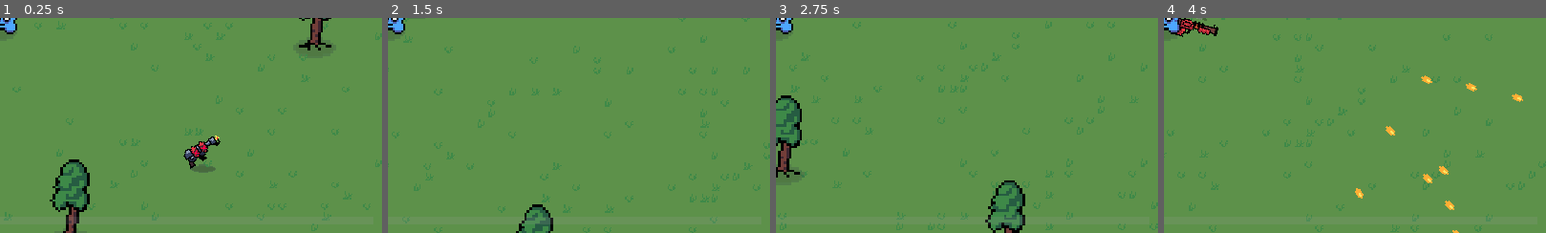
Above: before the commit, frames 1-4 (left to right).
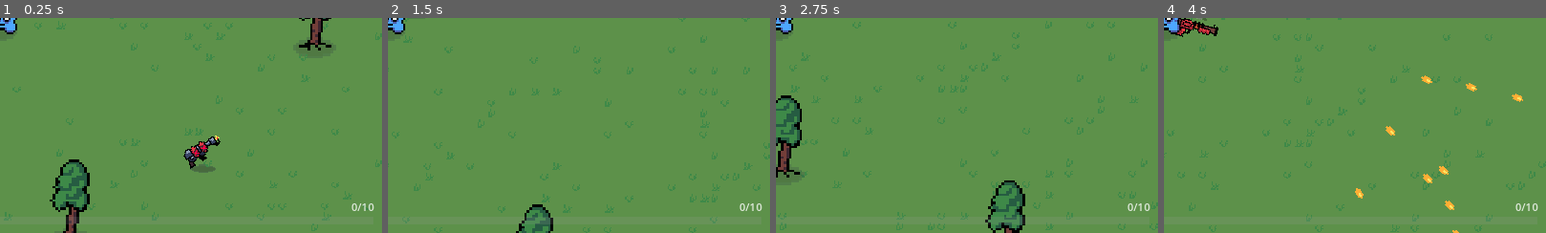
Above: after the commit, the same moments.

Repository: MicCode/zbra-survivors
Game: Godot game, scene res://game.tscn
The game is run twice, just before and just after one commit, with the same random seed, the same clock (stepped at 60 frames per second) and the same inputs.
Inputs (mouse positions are % of the whole screen's width and height, from its top left):
- Up to frame 1 (0.25 s): no input
- Up to frame 2 (1.5 s): move the mouse to (72, 45) at 0.52 s; hold D (move_right) 0.53-1.28 s; hold Space (dash) 0.53-1.28 s; move the mouse to (30, 55) at 1.27 s; hold S (move_down) from 1.28 s (still down); click (30, 55) at 1.35 s
- Up to frame 3 (2.75 s): move the mouse to (60, 28) at 2.02 s; release S (move_down) at 2.03 s; hold D (move_right) from 2.03 s (still down); hold E (grab) from 2.03 s (still down)
- Up to frame 4 (4 s): move the mouse to (45, 70) at 2.77 s; release D (move_right) at 2.78 s; release E (grab) at 2.78 s; hold W (move_up) 2.78-3.53 s; tap Space (dash) at 2.85 s; move the mouse to (80, 65) at 3.52 s; press the mouse at (80, 65) at 3.53 s; hold A (move_left) from 3.53 s (still down)
The pictures show only the part of the screen within x 50-100%, y 50-100%; the shares and areas given below are measured in that part.

The runs differ from the first frame. In frame 1, 0.1% of the frame differs, in the area x 92-98%, y 86-90%; in frame 2, 0.1%; in frame 3, 0.1%; in frame 4, 0.1%.

Commit message:
feat: play sound and animation on level up

Diff:
--- a/game.tscn
+++ b/game.tscn
@@ -17,6 +17,7 @@
 [ext_resource type="PackedScene" uid="uid://bwchgfk4bqi5g" path="res://environment/grass3.tscn" id="14_dvbc3"]
 [ext_resource type="PackedScene" uid="uid://bqif8yh3k1bty" path="res://environment/grass4.tscn" id="15_7foxv"]
 [ext_resource type="PackedScene" uid="uid://b6ahrxr82mhqj" path="res://equipment/guns/sniper/sniper_collectible.tscn" id="17_xm7rv"]
+[ext_resource type="PackedScene" uid="uid://ceuyqoivr7ngj" path="res://player/xp_drop.tscn" id="18_u4r3o"]
 
 [sub_resource type="Curve2D" id="Curve2D_rf5nu"]
 _data = {
@@ -114,5 +115,9 @@
 [node name="Collectible2" parent="." instance=ExtResource("17_xm7rv")]
 position = Vector2(641, 37)
 
+[node name="XpDrop" parent="." instance=ExtResource("18_u4r3o")]
+position = Vector2(396, 818)
+xp_value = 10.0
+
 [connection signal="health_depleted" from="Player" to="." method="_on_player_health_depleted"]
 [connection signal="timeout" from="MobSpawnTimer" to="." method="_on_mob_spawn_timer_timeout"]
--- a/globals/game_state.gd
+++ b/globals/game_state.gd
@@ -1,6 +1,7 @@
 extends Node
 signal player_state_changed
 signal score_changed
+signal player_gained_level
 
 
 var player_state: PlayerState
@@ -17,6 +18,13 @@
 
 func gain_xp(xp: float):
 	player_state.xp += xp
+	if player_state.xp >= player_state.next_level_xp:
+		var excess = player_state.xp - player_state.next_level_xp
+		player_state.xp = excess
+		player_state.next_level_xp += player_state.next_level_xp / 4
+		player_state.level += 1 #TODO we should test if excess is still superior to next_level_xp and add more level if necessary
+		player_gained_level.emit(player_state.level)
+
 	emit_player_change()
 
 func emit_player_change():
--- a/player/player.gd
+++ b/player/player.gd
@@ -15,6 +15,7 @@
 	init_health()
 	GameState.register_player_instance(self)
 	GameState.player_state_changed.connect(_on_player_state_changed)
+	GameState.player_gained_level.connect(_on_player_level_gained)
 
 func _physics_process(delta):
 	if GameState.player_state.is_alive:
@@ -112,7 +113,6 @@
 	%Health.max_health = GameState.player_state.max_health
 	%Health.current_health = GameState.player_state.health
 
-
 func die():
 	health_depleted.emit()
 	GameState.player_state.is_alive = false
@@ -160,3 +160,11 @@
 
 func _on_player_state_changed(player_state: PlayerState) -> void:
 	%XpCollectShape.shape.radius = player_state.xp_collect_radius
+
+func _on_player_level_gained(new_level: int):
+	%Effects.show()
+	%Effects.play("lvlup")
+	%LvlUpSound.play()
+
+func _on_effects_animation_finished() -> void:
+	%Effects.hide()
--- a/player/player.tscn
+++ b/player/player.tscn
@@ -8,8 +8,10 @@
 [ext_resource type="Texture2D" uid="uid://bjwiq2q541nft" path="res://sprites/player/player-walk.png" id="4_4gd1v"]
 [ext_resource type="PackedScene" uid="uid://cl0vk4malih5v" path="res://ui/health_bar.tscn" id="5_yybqa"]
 [ext_resource type="AudioStream" uid="uid://cykhxqq27ld8o" path="res://sounds/lazercannon.mp3" id="6_yhd2o"]
+[ext_resource type="Texture2D" uid="uid://bnx4gwxp4icjk" path="res://sprites/player/level-up.png" id="7_l7eyr"]
 [ext_resource type="AudioStream" uid="uid://c50m1xtfc84gp" path="res://sounds/beep.mp3" id="7_ngsqq"]
 [ext_resource type="AudioStream" uid="uid://qen7gpw0psw8" path="res://sounds/ouch.wav" id="10_2qr18"]
+[ext_resource type="AudioStream" uid="uid://6l78umox8pi5" path="res://sounds/lvlup.wav" id="12_c1clg"]
 
 [sub_resource type="AtlasTexture" id="AtlasTexture_uir31"]
 atlas = ExtResource("3_2bqqa")
@@ -81,6 +83,63 @@
 "loop": true,
 "name": &"walk",
 "speed": 5.0
+}]
+
+[sub_resource type="AtlasTexture" id="AtlasTexture_misy4"]
+atlas = ExtResource("7_l7eyr")
+region = Rect2(0, 0, 32, 32)
+
+[sub_resource type="AtlasTexture" id="AtlasTexture_iywv0"]
+atlas = ExtResource("7_l7eyr")
+region = Rect2(32, 0, 32, 32)
+
+[sub_resource type="AtlasTexture" id="AtlasTexture_lkwhv"]
+atlas = ExtResource("7_l7eyr")
+region = Rect2(64, 0, 32, 32)
+
+[sub_resource type="AtlasTexture" id="AtlasTexture_wjd3f"]
+atlas = ExtResource("7_l7eyr")
+region = Rect2(96, 0, 32, 32)
+
+[sub_resource type="AtlasTexture" id="AtlasTexture_04lj8"]
+atlas = ExtResource("7_l7eyr")
+region = Rect2(128, 0, 32, 32)
+
+[sub_resource type="AtlasTexture" id="AtlasTexture_mbm2r"]
+atlas = ExtResource("7_l7eyr")
+region = Rect2(160, 0, 32, 32)
+
+[sub_resource type="AtlasTexture" id="AtlasTexture_f5en2"]
+atlas = ExtResource("7_l7eyr")
+region = Rect2(192, 0, 32, 32)
+
+[sub_resource type="SpriteFrames" id="SpriteFrames_rj14w"]
+animations = [{
+"frames": [{
+"duration": 1.0,
+"texture": SubResource("AtlasTexture_misy4")
+}, {
+"duration": 1.0,
+"texture": SubResource("AtlasTexture_iywv0")
+}, {
+"duration": 1.0,
+"texture": SubResource("AtlasTexture_lkwhv")
+}, {
+"duration": 1.0,
+"texture": SubResource("AtlasTexture_wjd3f")
+}, {
+"duration": 1.0,
+"texture": SubResource("AtlasTexture_04lj8")
+}, {
+"duration": 1.0,
+"texture": SubResource("AtlasTexture_mbm2r")
+}, {
+"duration": 1.0,
+"texture": SubResource("AtlasTexture_f5en2")
+}],
+"loop": false,
+"name": &"lvlup",
+"speed": 10.0
 }]
 
 [sub_resource type="CircleShape2D" id="CircleShape2D_5pv4u"]
@@ -113,6 +172,14 @@
 animation = &"idle"
 autoplay = "idle"
 
+[node name="Effects" type="AnimatedSprite2D" parent="."]
+unique_name_in_owner = true
+visible = false
+position = Vector2(0, -7.5)
+scale = Vector2(1.5, 1.5)
+sprite_frames = SubResource("SpriteFrames_rj14w")
+animation = &"lvlup"
+
 [node name="CollisionShape2D" type="CollisionShape2D" parent="."]
 visible = false
 shape = SubResource("CircleShape2D_5pv4u")
@@ -192,7 +259,14 @@
 pitch_scale = 1.68
 bus = &"Effects"
 
+[node name="LvlUpSound" type="AudioStreamPlayer" parent="."]
+unique_name_in_owner = true
+stream = ExtResource("12_c1clg")
+volume_db = -16.396
+bus = &"Effects"
+
 [connection signal="animation_finished" from="Sprite" to="." method="_on_sprite_animation_finished"]
+[connection signal="animation_finished" from="Effects" to="." method="_on_effects_animation_finished"]
 [connection signal="timeout" from="PickUpTimer" to="." method="_on_pick_up_timer_timeout"]
 [connection signal="timeout" from="DashCooldownTimer" to="." method="_on_dash_cooldown_timer_timeout"]
 [connection signal="timeout" from="DashTimer" to="." method="_on_dash_timer_timeout"]
--- a/player/xp_drop.gd
+++ b/player/xp_drop.gd
@@ -2,7 +2,7 @@
 class_name XpDrop
 
 var chase_player = false
-var xp_value: float = 1.0
+@export var xp_value: float = 1.0
 
 func with_value(_value: float) -> XpDrop:
 	xp_value = _value
--- a/test_scenes/test_equipment_scene.tscn
+++ b/test_scenes/test_equipment_scene.tscn
@@ -83,3 +83,7 @@
 
 [node name="Ennemy8" parent="." instance=ExtResource("10_juk4v")]
 position = Vector2(-336, 345)
+
+[node name="XpDrop6" parent="." instance=ExtResource("7_b7b57")]
+position = Vector2(100, 99)
+xp_value = 10.0
--- a/ui/game_ui.gd
+++ b/ui/game_ui.gd
@@ -2,6 +2,7 @@
 
 var player_health: int = 0
 var player_max_health: int = 0
+var player_xp: float = 0.0
 
 const PIXELS_BETWEEN_HEARTS: int = 35
 const HEARTS_START_X: int = 120
@@ -26,6 +27,10 @@
 		player_health = player_state.health
 		changed = true
 
+	if player_state.xp != player_xp:
+		player_xp = player_state.xp
+		changed = true
+
 	if changed:
 		var hearts = %Hearts.get_children()
 		for heart in hearts:
@@ -41,5 +46,7 @@
 				new_heart.play("off")
 			x_position_offset += PIXELS_BETWEEN_HEARTS
 
+		%XpLabel.text = str(player_xp) + "/" + str(player_state.next_level_xp)
+
 	%XpBar.max_value = player_state.next_level_xp
 	%XpBar.value = player_state.xp
--- a/ui/game_ui.tscn
+++ b/ui/game_ui.tscn
@@ -71,3 +71,20 @@
 max_value = 10.0
 step = 1.0
 show_percentage = false
+
+[node name="XpLabel" type="Label" parent="."]
+unique_name_in_owner = true
+modulate = Color(1, 1, 1, 0.811765)
+anchors_preset = 3
+anchor_left = 1.0
+anchor_top = 1.0
+anchor_right = 1.0
+anchor_bottom = 1.0
+offset_left = -85.0
+offset_top = -50.0
+offset_right = -14.0
+offset_bottom = -27.0
+grow_horizontal = 0
+grow_vertical = 0
+text = "123/4567"
+horizontal_alignment = 2
Not shown: 1 places in game.tscn that only renumber resources
Not shown: 1 places in player/player.tscn that only renumber resources
Not shown, added: sounds/lvlup.wav.import
Not shown, changed: README.md
Not shown, added: sounds/lvlup.wav
